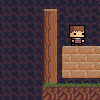
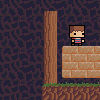
Two versions of the same layered image (100x100). Layer-by-layer changes:
painted on "Layer" over (x1=44, y1=9, x2=57, y2=11)
painted on "Background" over (x1=0, y1=0, x2=100, y2=100)
